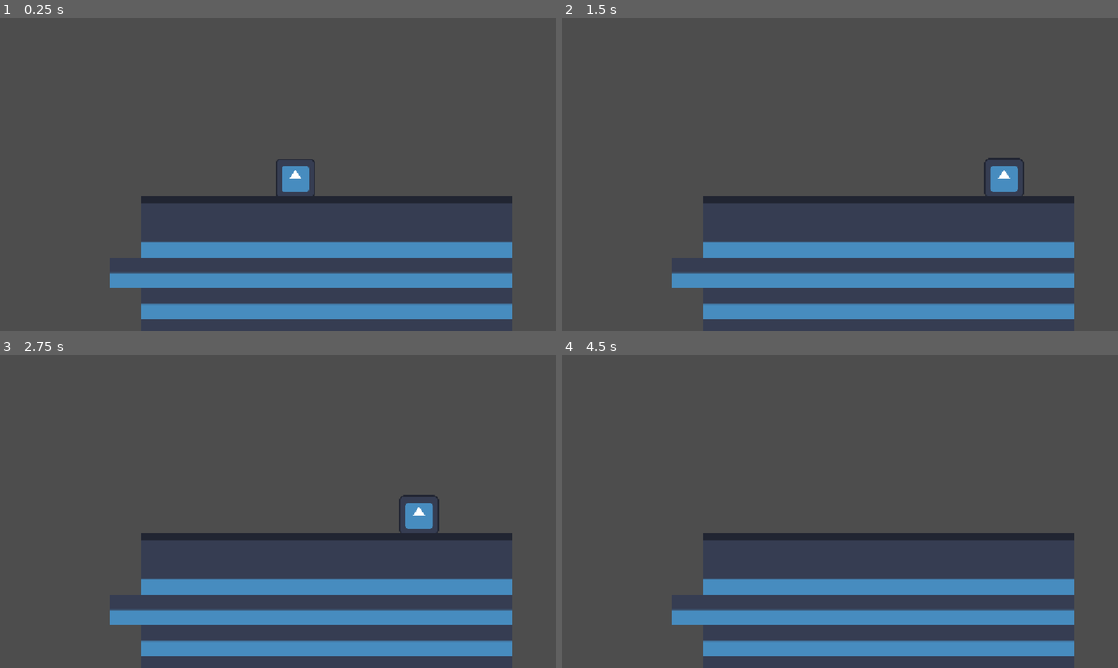
Above: before the commit, frames 1-4 (two rows, left to right).
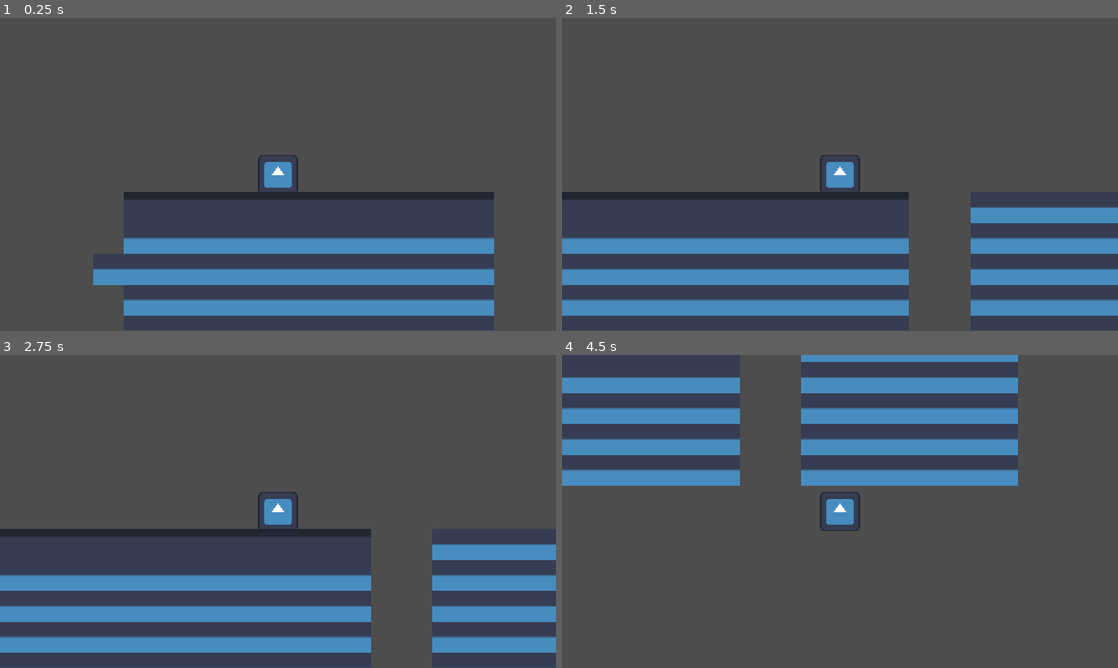
Above: after the commit, the same moments.

Repository: cibaer1/EnchantedJam
Game: Godot game, scene res://world.tscn
Two runs of this game, one before a commit and one after it. Both use one fixed random seed, a clock stepped at 60 frames per second and the inputs below. The engine's default icon, where the game draws it, is replaced by a stand-in: a white triangle on a blue panel in a dark square.
Inputs:
- Up to frame 1 (0.25 s): no input
- Up to frame 2 (1.5 s): tap Enter at 0.5 s; hold Right (ui_right) from 0.53 s (still down); tap W (Jump) at 0.77 s
- Up to frame 3 (2.75 s): tap W (Jump) at 1.52 s; release Right (ui_right) at 2.03 s; hold Left (ui_left) from 2.03 s (still down)
- Up to frame 4 (4.5 s): release Left (ui_left) at 2.78 s; hold Right (ui_right) 2.78-4.28 s; tap W (Jump) at 3.02, 3.77 s; hold Left (ui_left) from 4.28 s (still down)

The runs differ from the first frame. In frame 1, 8.4% of the frame differs, in the area x 16-93%, y 43-100%; in frame 2, 16%; in frame 3, 15%; in frame 4, 28%, in the area x 0-93%, y 0-97%.

Commit message:
Added basic camera movement script

Diff:
--- a/scripts/camera_2d.gd
+++ b/scripts/camera_2d.gd
@@ -1,6 +1,6 @@
 extends Camera2D
 
-@export var player_transform: CharacterBody2D
+@export var player_body: CharacterBody2D
 # Called when the node enters the scene tree for the first time.
 func _ready() -> void:
 	pass # Replace with function body.
@@ -8,5 +8,4 @@
 
 # Called every frame. 'delta' is the elapsed time since the previous frame.
 func _process(delta: float) -> void:
-	transform.x = player_transform.transform.x
-	transform.y = player_transform.transform.y
+	global_position = player_body.global_position
--- a/world.tscn
+++ b/world.tscn
@@ -90,11 +90,11 @@
 position = Vector2(-5, 4.5)
 shape = SubResource("RectangleShape2D_krq81")
 
-[node name="Camera2D" type="Camera2D" parent="." unique_id=27611064 node_paths=PackedStringArray("player_transform")]
+[node name="Camera2D" type="Camera2D" parent="." unique_id=27611064 node_paths=PackedStringArray("player_body")]
 position = Vector2(-9, 5)
 zoom = Vector2(4, 4)
 script = ExtResource("2_tlwt5")
-player_transform = NodePath("../Player")
+player_body = NodePath("../Player")
 
 [node name="TileMapLayer" type="TileMapLayer" parent="." unique_id=256840932]
 tile_map_data = PackedByteArray("AAD7/wEAAAABAAAAAAD8/wEAAAABAAAAAAD9/wEAAAABAAAAAAD+/wEAAAABAAAAAAD//wEAAAABAAAAAAAAAA …(1456 unchanged characters)…
